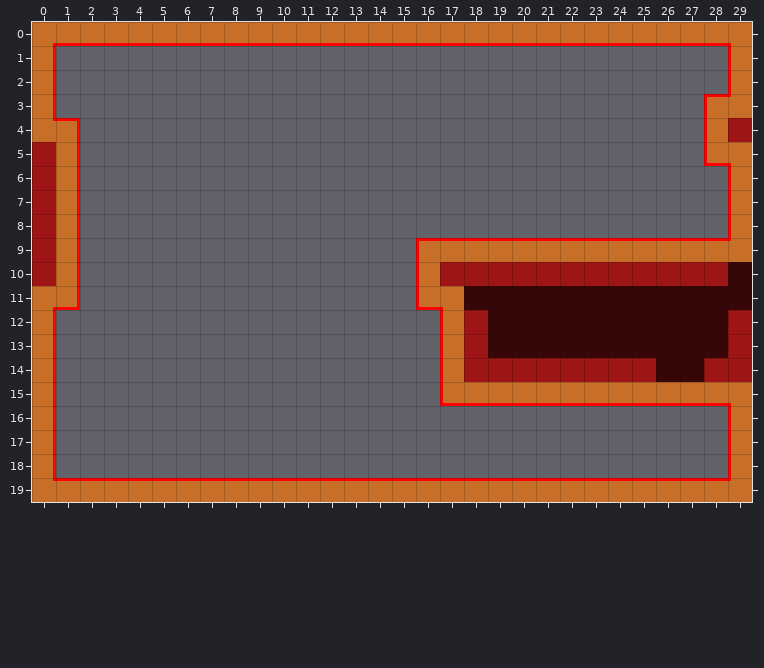
An edit to a level. Tiled map, Tiled/Maps/sample.tmx. That is the earlier state.
Cells are 16x16 px. Shown: x 0..29, y 0..19.
Now the later version:
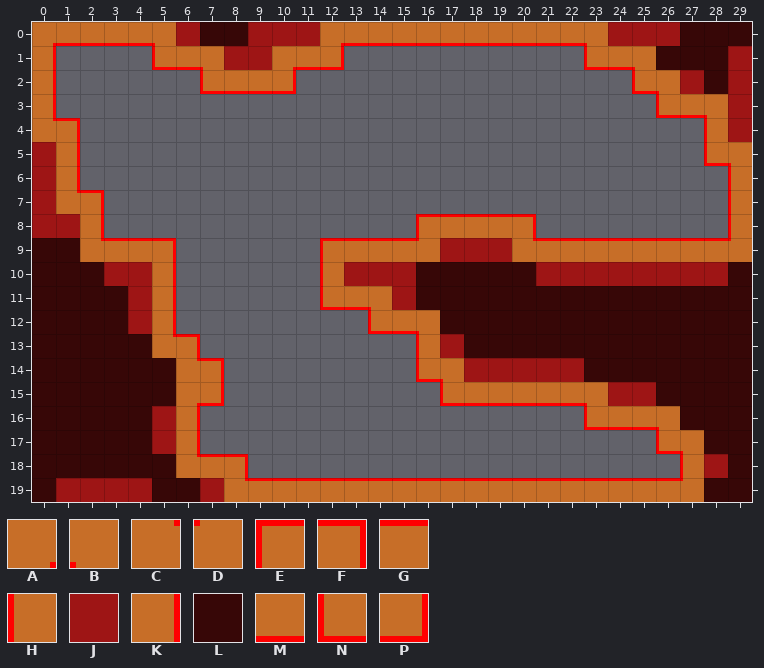
Key: from "Template": A 22, B 23, C 33, D 34, E 36, F 43, G 52, H 59, J 60, K 64, L 72, M 104, N 113, P 120.
_ is an empty cell, . an unchanged one.
Change:
--- layer "Template"
@@ x 5..29 @@
- 0 MMMMMMMM..........MMMMMMB
- 1 ________..........______H
- 2 ..____..............____H
- 3 .....................__ED
+ 0 BJLLJJJA..........BJJJLLL
+ 1 NMBJJAMP..........NMBLLLJ
+ 2 ..NMMP..............NBJLJ
+ 3 .....................NMBJ
@@ x 0..29 @@
- 7 .K_...........................
- 8 .K_............._____.........
- 9 JK____......____EGGGG.........
-10 JK____......____HJJJJ.........
-11 AP____......____NB............
-12 K_____........___HJ..........J
-13 K______........._HJ..........J
-14 K_______........_H.....JJJ..JJ
-15 K_______...............MMMMMMB
-16 K______................______H
-17 K______...................___H
-18 K________..................__H
-19 CGGGGGGGG..................GGD
+ 7 .CF...........................
+ 8 .JK.............EGGGF.........
+ 9 LLCGGF......EGGGDJJJC.........
+10 LLLJJK......HJJJLLLLL.........
+11 LLLLJK......NMBJLL............
+12 LLLLJK........NMBLL..........L
+13 LLLLLCF.........HJL..........L
+14 LLLLLLCF........NB.....LLL..LL
+15 LLLLLLAP...............BJJLLLL
+16 LLLLLJK................NMMBLLL
+17 LLLLLJK...................NBLL
+18 LLLLLLCGF..................HJL
+19 LJJJJLLJC..................DLL
Changed places in both pictures, as pixel boxes (x1, y1, x2, y2):
changed: (152, 22, 344, 94)
changed: (584, 22, 752, 118)
changed: (32, 190, 248, 502)
changed: (320, 214, 536, 382)
changed: (584, 310, 752, 502)
